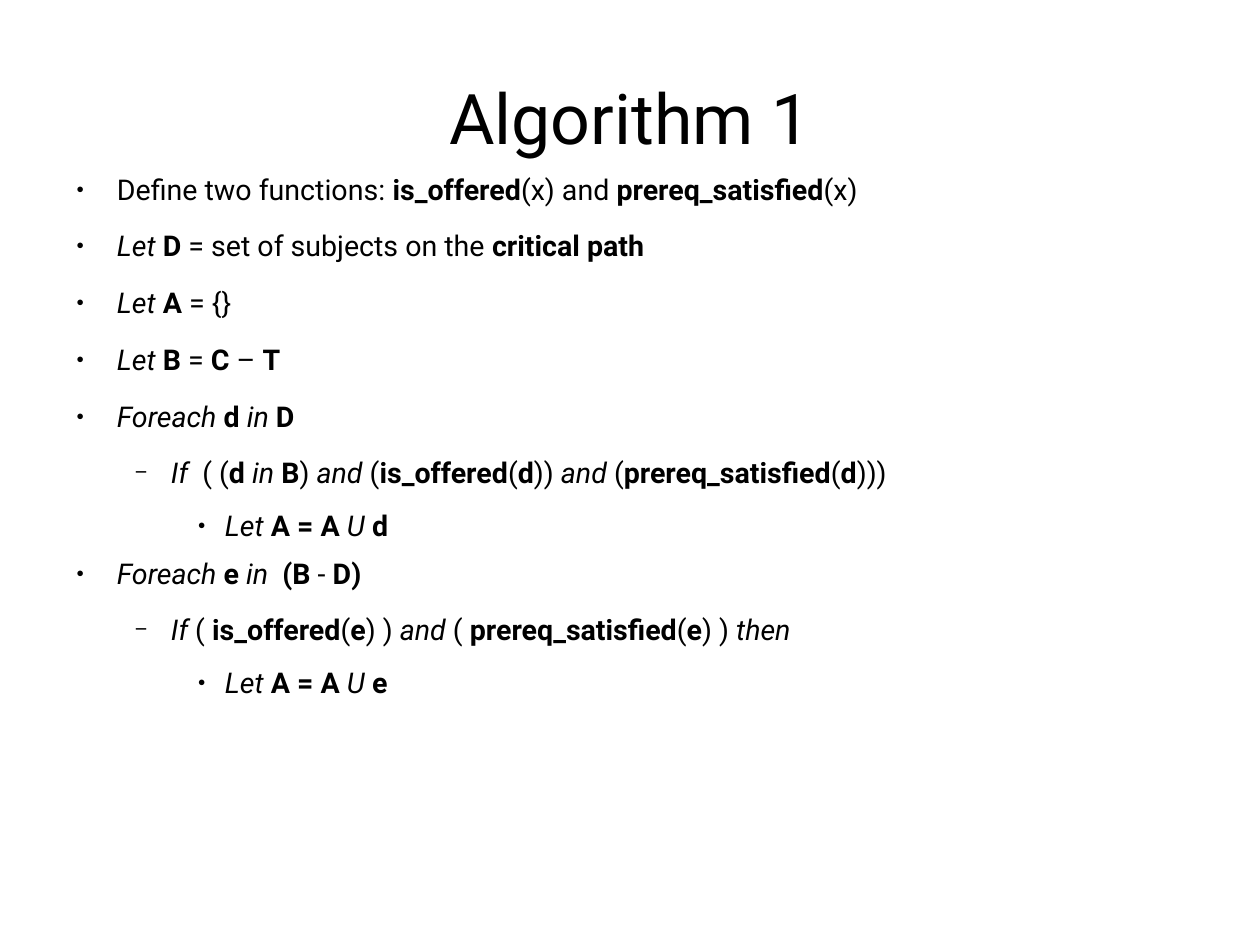
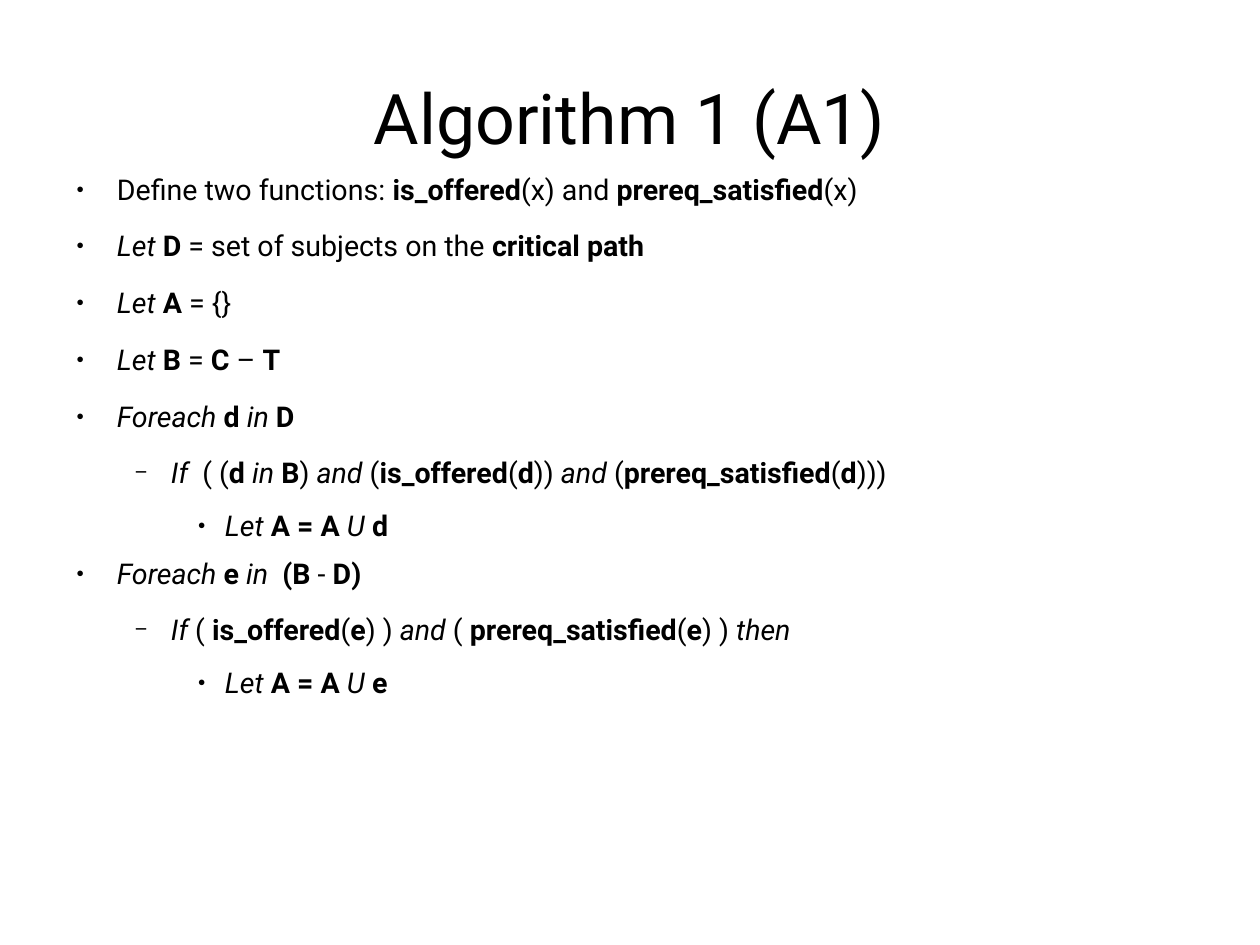
Before and after one commit to jachermocilla/jach-homepage, a slide deck: slide 14 of seminar-2008.odp. Drawn at 1260x945 pixels with LibreOffice and Linux fonts; fonts in the diff are those of the drawing. Boxes give left, top, right and bottom in pixels: in the first picture for what was removed or moved away, otherwise in the second. Text is boxed around its words. In the diff, an @@ line names an element or a change of style, - is before the commit and + after.

```diff
--- a/seminar-2008.odp
+++ b/seminar-2008.odp
@@ title at box(374, 88, 885, 160): text changed @@
-Algorithm 1
+Algorithm 1 (A1)
```
Also in this commit, not shown: 4 other slides changed, 1 slide added.
